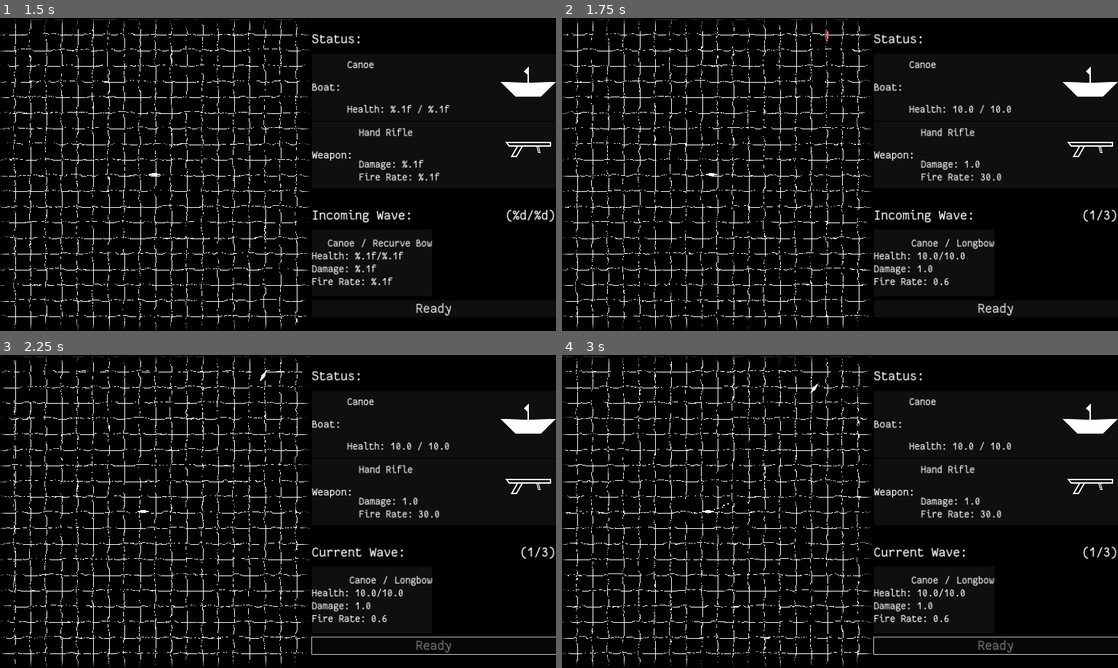
Above: before the commit, frames 1-4 (two rows, left to right).
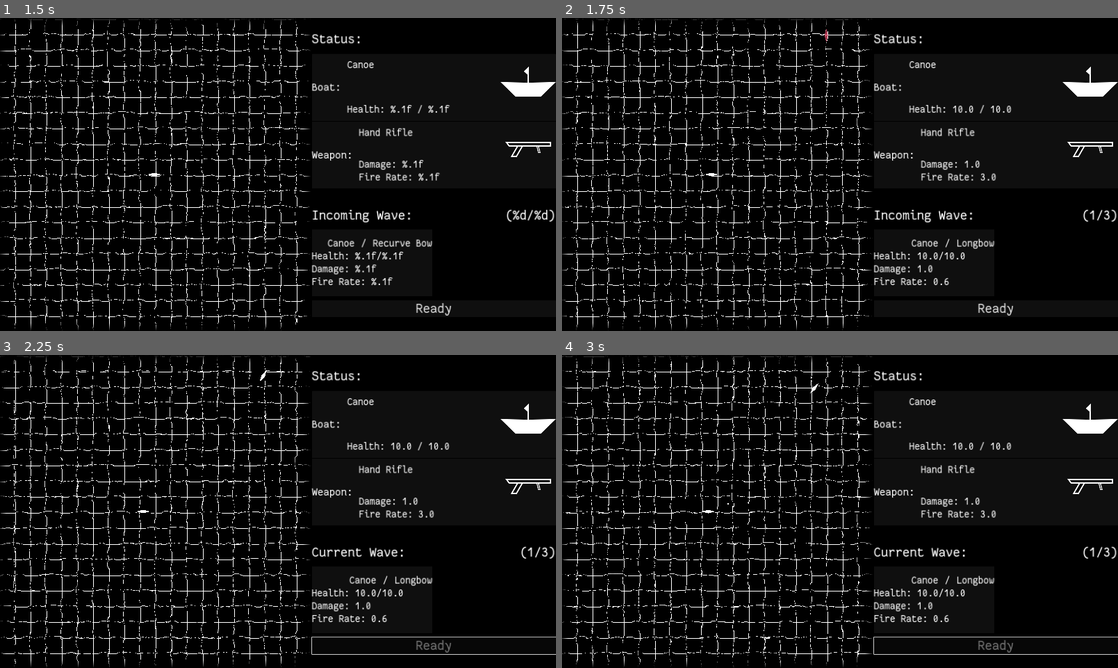
Above: after the commit, the same moments.

Repository: wdfeer/seabattle
Game: Godot game, scene res://src/splash.tscn
The game is run twice, just before and just after one commit, with the same random seed, the same clock (stepped at 60 frames per second) and the same inputs.
Inputs (mouse positions are in pixels of both pictures, inside the frame that each line leads up to):
- Up to frame 1 (1.5 s): move the mouse to (400, 158) at 0.52 s; press the mouse at (400, 158) at 0.53 s; hold D (right) 0.53-1.28 s; move the mouse to (166, 190) at 1.27 s; release the mouse at (166, 190) at 1.28 s; hold S (down) from 1.28 s (still down); click (166, 190) at 1.35 s
- Up to frame 2 (1.75 s): keep holding S (down)
- Up to frame 3 (2.25 s): release S (down) at 2 s; click "Ready" at 2 s
- Up to frame 4 (3 s): move the mouse to (895, 442) at 2.77 s; press the mouse at (895, 442) at 2.78 s; hold D (right) from 2.78 s (still down); tap C (switch_control_mode) at 2.85 s

Frame 1 is identical in both runs. In frame 2, less than 0.1% of the frame differs, in the area x 76-79%, y 49-52%; in frame 3, less than 0.1%; in frame 4, less than 0.1%, in the area x 27-79%, y 47-52%.

Commit message:
Fix errors and warnings

Diff:
--- a/src/boats/boat_shooter.gd
+++ b/src/boats/boat_shooter.gd
@@ -3,7 +3,7 @@
 
 @onready var boat: Boat = $".."
 
-func _process(delta: float) -> void:
+func _process(_delta: float) -> void:
 	wait_time = 1 / boat.fire_rate
 
 func can_shoot() -> bool:
--- a/src/boats/enemy_controller.gd
+++ b/src/boats/enemy_controller.gd
@@ -19,7 +19,7 @@
 		return
 
 	process_movement(delta)
-	process_shooting(delta)
+	process_shooting()
 
 func victory_dance(delta: float):
 	boat.steer(1, delta)
@@ -30,7 +30,7 @@
 	var direction = boat.global_position.direction_to(target.global_position)
 	boat.sail(direction, delta) # TODO: sophisticate movement, e.g. to surround the player
 
-func process_shooting(delta: float):
+func process_shooting():
 	if boat.shooter.can_shoot():
 		var dir = boat.global_position.direction_to(target.global_position)
 		boat.shooter.shoot(dir)
--- a/src/game.tscn
+++ b/src/game.tscn
@@ -83,7 +83,6 @@
 
 [node name="PlayerBoat" parent="Sea" instance=ExtResource("2_lmvt5")]
 position = Vector2(720, 720)
-fire_rate = 30.0
 
 [node name="NextSector" type="Area2D" parent="Sea"]
 visible = false
--- a/src/next_sector.gd
+++ b/src/next_sector.gd
@@ -1,6 +1,6 @@
 extends Area2D
 
-func _process(delta: float) -> void:
+func _process(_delta: float) -> void:
 	visible = Waves.wave_state == Waves.WaveState.Finished
 	monitoring = visible
 
--- a/src/static/waves.gd
+++ b/src/static/waves.gd
@@ -8,12 +8,12 @@
 func _ready() -> void:
 	instance = self
 
-func _process(delta: float) -> void:
+func _process(_delta: float) -> void:
 	var enemies = get_enemies()
 	if enemies.is_empty():
 		if wave_counter < wave_max:
+			wave_state = WaveState.Waiting
 			create_wave_preview()
-			wave_state = WaveState.Waiting
 			wave_counter += 1
 			Sectors.sectors[Sectors.current] -= 1
 		elif Sectors.sectors[Sectors.current] > 0:
@@ -38,12 +38,10 @@
 const sides_rotations: Array[float] = [0, PI / 2, PI, PI * 3 / 2]
 
 static func create_wave_preview():
-	if wave_state == WaveState.Finished:
-		printerr("Cannot create wave preview when finished!")
-	else:
-		var enemy_count = 2 if wave_counter > 1 else 1
-		for i in enemy_count:
-			create_preview_enemy()
+	assert(wave_state != WaveState.Finished)
+	var enemy_count = 2 if wave_counter > 1 else 1
+	for i in enemy_count:
+		create_preview_enemy()
 static func create_preview_enemy():
 	var boat: Boat = instance.enemy_boat_scene.instantiate()
 	BodyTypes.set_body_type(boat, 0 if wave_counter < 2 else
--- a/src/ui/bottom_info.gd
+++ b/src/ui/bottom_info.gd
@@ -3,6 +3,6 @@
 @export var wave_info: BoxContainer
 @export var sector_info: BoxContainer
 
-func _process(delta: float) -> void:
+func _process(_delta: float) -> void:
 	sector_info.visible = Waves.wave_state == Waves.WaveState.Finished
 	wave_info.visible = Waves.wave_state != Waves.WaveState.Finished
--- a/src/ui/wave_info.gd
+++ b/src/ui/wave_info.gd
@@ -8,7 +8,7 @@
 @export var enemies_ui: Control
 @onready var enemies_infos = enemies_ui.get_children().filter(func(n): return n is BoatInfo)
 
-func _process(delta: float) -> void:
+func _process(_delta: float) -> void:
 	match Waves.wave_state:
 		Waves.WaveState.Waiting:
 			title.text = "Incoming Wave:"
